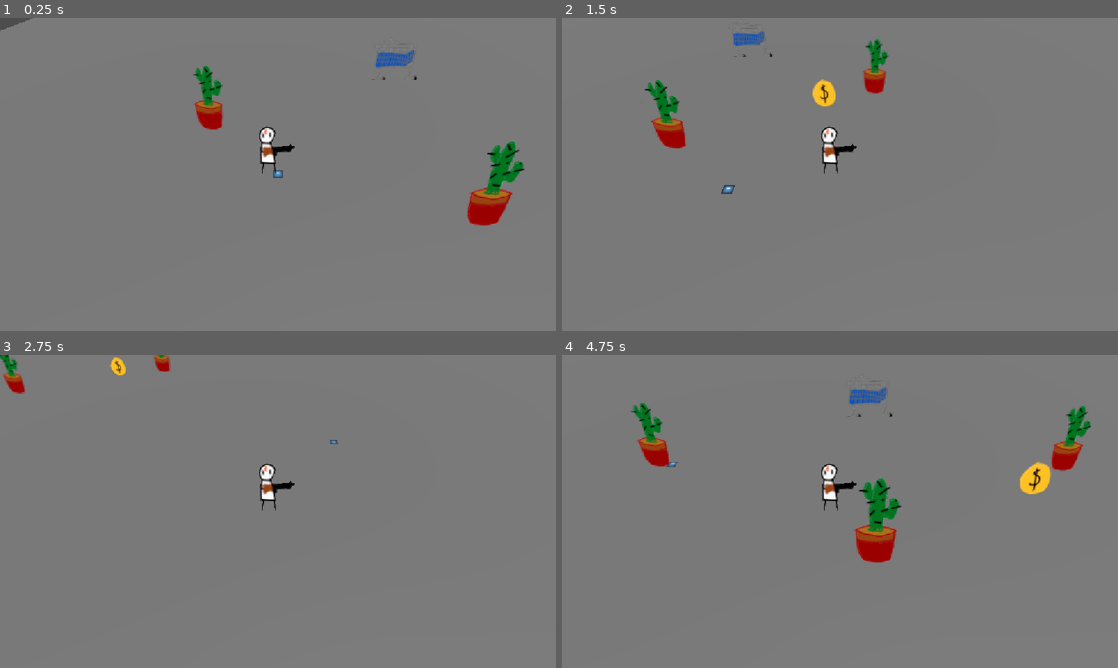
Above: before the commit, frames 1-4 (two rows, left to right).
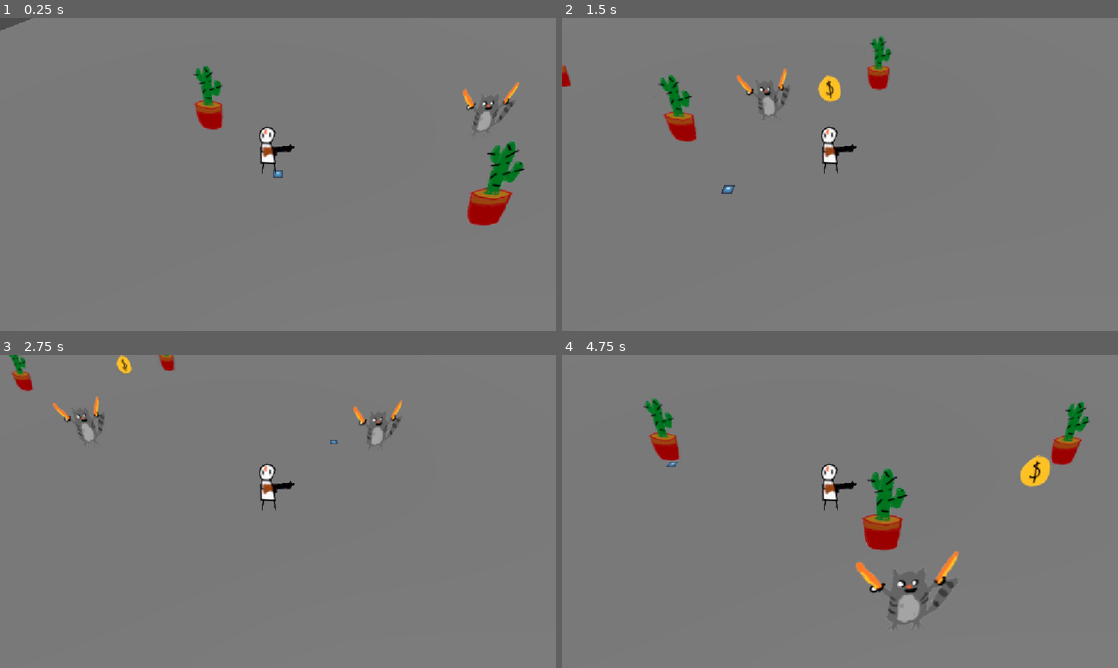
Above: after the commit, the same moments.

Repository: gmuGADIG/DEADSHOT
Game: Godot game, scene res://world/items/tonic/tonic_example.tscn
Same seed, same stepped clock (60 frames per second), same inputs: the game is played once before the commit and once after it. This scene is started directly instead of the project's main scene. The engine's default icon, where the game draws it, is replaced by a stand-in: a white triangle on a blue panel in a dark square.
Inputs (mouse positions are in pixels of both pictures, inside the frame that each line leads up to):
- Up to frame 1 (0.25 s): no input
- Up to frame 2 (1.5 s): move the mouse to (962, 158) at 0.52 s; press the mouse at (962, 158) at 0.53 s; hold D (move_right) 0.53-1.28 s; move the mouse to (728, 190) at 1.27 s; release the mouse at (728, 190) at 1.28 s; hold S (move_down) from 1.28 s (still down); tap E (interact) at 1.35 s
- Up to frame 3 (2.75 s): move the mouse to (333, 442) at 2.02 s; release S (move_down) at 2.03 s; hold D (move_right) from 2.03 s (still down); tap Space (roll) at 2.1 s
- Up to frame 4 (4.75 s): move the mouse to (812, 574) at 2.77 s; release D (move_right) at 2.78 s; hold W (move_up) 2.78-3.53 s; click (812, 574) at 2.85 s; move the mouse to (1006, 558) at 3.52 s; hold E (interact) 3.53-4.28 s; hold A (move_left) from 3.53 s (still down); move the mouse to (673, 464) at 4.27 s; tap Space (roll) at 4.35 s

The runs differ from the first frame. In frame 1, 0.7% of the frame differs, in the area x 66-94%, y 10-36%; in frame 2, 2.7%; in frame 3, 1.4%; in frame 4, 4.9%, in the area x 12-96%, y 10-86%.

Commit message:
The Tonic Actually Drops Now

Diff:
--- a/world/enemy/base/enemy_base.gd
+++ b/world/enemy/base/enemy_base.gd
@@ -24,7 +24,10 @@
 #region Variables
 ## The player in the scene.
 @onready var player : Player
-@onready var tonic : Tonic
+
+# TODO: change this to the real tonic scene eventually
+## The tonic scene to drop.
+@onready var tonic := preload("res://world/items/tonic/tonic_test.tscn");
 
 @export_group("Enemy Stats")
 ## The starting amount of health.
@@ -153,6 +156,8 @@
 ## Chance to drop tonic on enemy death.
 func drop_tonic() -> void:
 	if (tonic_drop_rate >= randf_range(0.0, 1.0)):
-		print("woke")
+		var dropped_tonic : Node3D = tonic.instantiate();
+		dropped_tonic.position = self.position;
+		$/root.add_child(dropped_tonic);
 
 #endregion
--- a/world/items/tonic/tonic_example.tscn
+++ b/world/items/tonic/tonic_example.tscn
@@ -23,17 +23,17 @@
 
 [node name="EnemyTest" parent="." instance=ExtResource("1_1iwc8")]
 transform = Transform3D(1, 0, 0, 0, 1, 0, 0, 0, 1, 9.249423, 4.7683716e-07, -2.0285115)
-visible = false
+tonic_drop_rate = 0.25
 
 [node name="EnemyTest2" parent="." instance=ExtResource("1_1iwc8")]
 transform = Transform3D(1, 0, 0, 0, 1, 0, 0, 0, 1, 34.517376, 4.7683716e-07, 10.03973)
-visible = false
+tonic_drop_rate = 0.25
 starting_pos = Vector3(34, 0, 10)
 patrol_path = Array[Vector3]([Vector3(10, 1, 10), Vector3(-10, 1, 0), Vector3(-10, 1, -10), Vector3(10, 1, -10)])
 
 [node name="EnemyTest3" parent="." instance=ExtResource("1_1iwc8")]
 transform = Transform3D(1, 0, 0, 0, 1, 0, 0, 0, 1, -24.313042, 4.7683716e-07, 31.40265)
-visible = false
+tonic_drop_rate = 0.25
 type = 1
 starting_pos = Vector3(34, 0, 10)
 patrol_path = Array[Vector3]([Vector3(10, 1, 10), Vector3(-10, 1, 0), Vector3(-10, 1, -10), Vector3(10, 1, -10)])
@@ -72,3 +72,4 @@
 
 [node name="TonicTest" parent="." instance=ExtResource("6_27c8k")]
 transform = Transform3D(1, 0, 0, 0, 1, 0, 0, 0, 1, 5.311534, 0, -7.866324)
+visible = false
